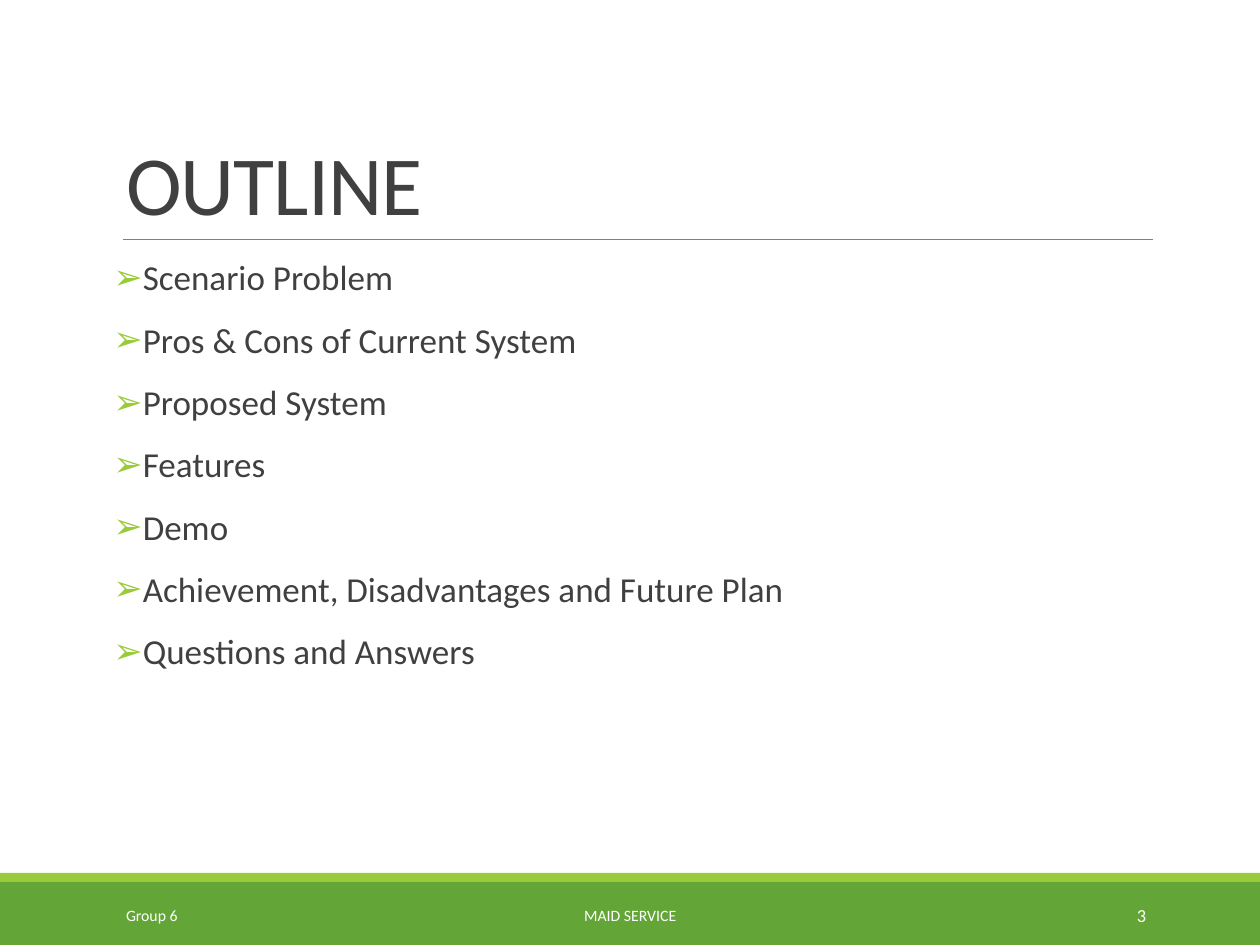
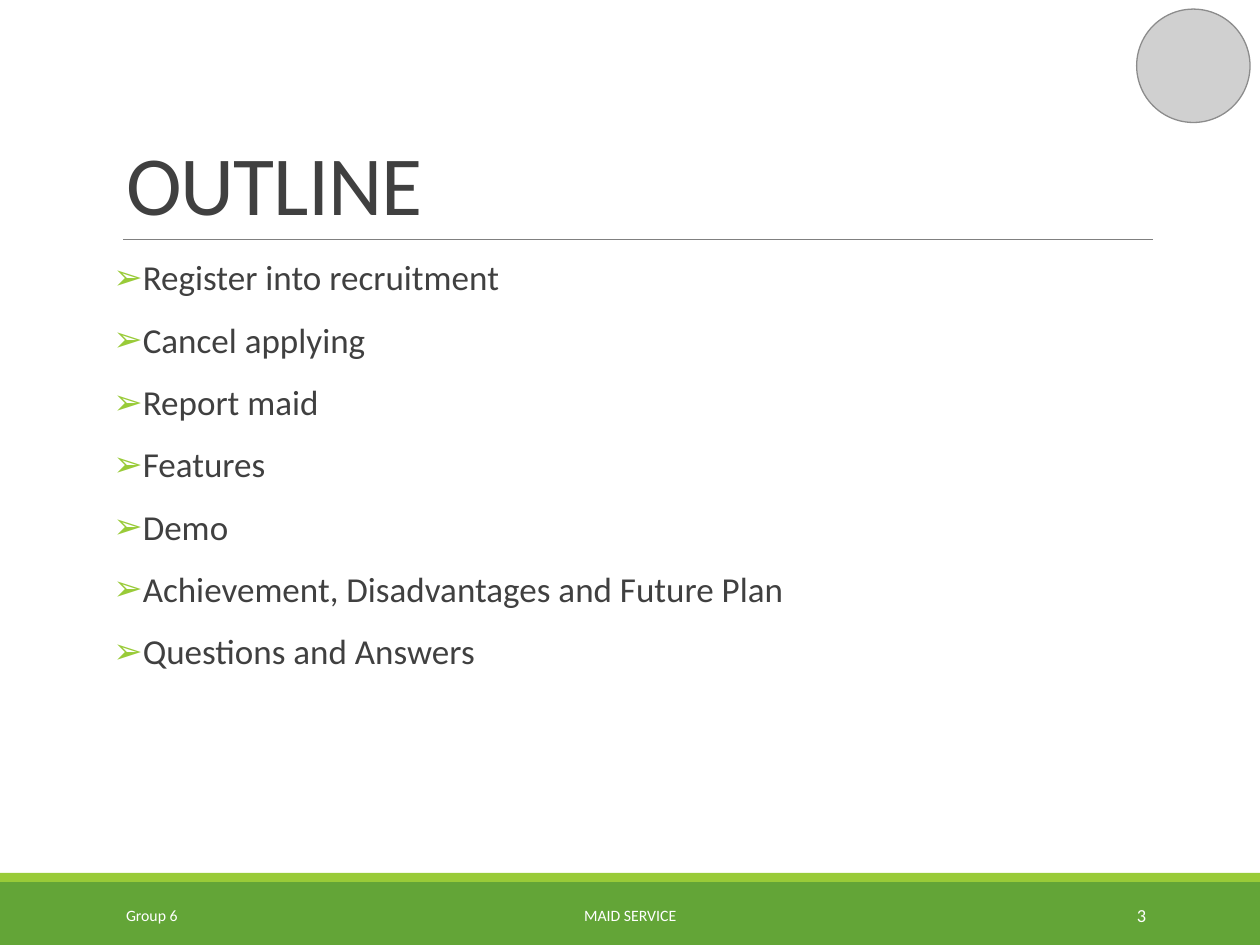
Before and after one commit to TuanBT/ms-website, a slide deck: slide 3 of 06.Personal Archives/02.TuyenMQ/MS_Slide.pptx. Drawn at 1260x945 pixels with LibreOffice and Linux fonts; fonts in the diff are those of the drawing; grey boxes stand for pictures; background and template pictures are left out. Boxes give left, top, right and bottom in pixels: in the first picture for what was removed or moved away, otherwise in the second. Text is boxed around its words. In the diff, an @@ line names an element or a change of style, - is before the commit and + after.

```diff
--- a/06.Personal Archives/02.TuyenMQ/MS_Slide.pptx
+++ b/06.Personal Archives/02.TuyenMQ/MS_Slide.pptx
@@ picture added at [1137,9,1250,122] @@
@@ text at [143,266,499,421]: text changed @@
-➢ Scenario Problem
-➢ Pros & Cons of Current System
-➢ Proposed System
+➢ Register into recruitment
+➢ Cancel applying
+➢ Report maid
```
Also in this commit, not shown: 2 other slides changed, 1 slide added, 18 slides removed.
